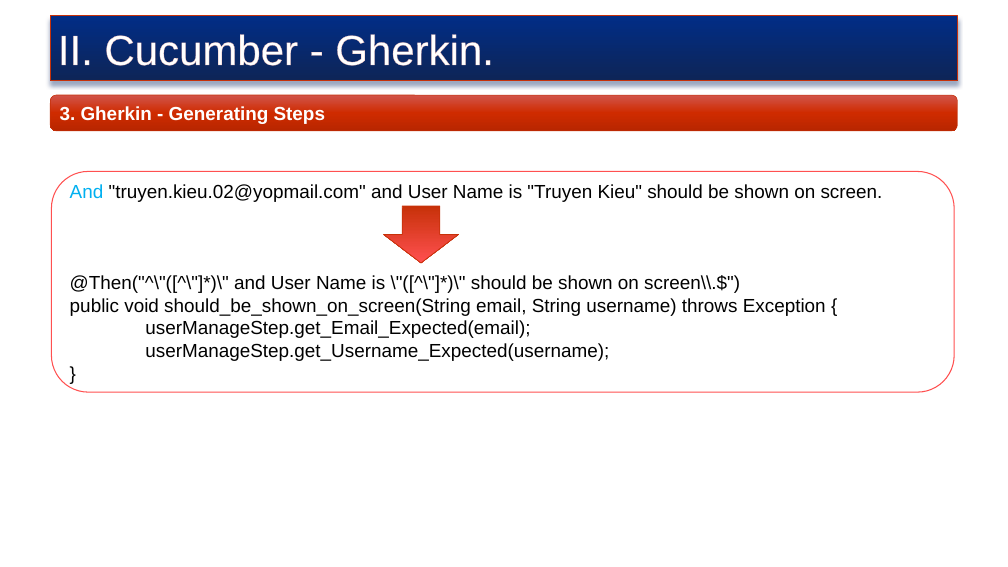
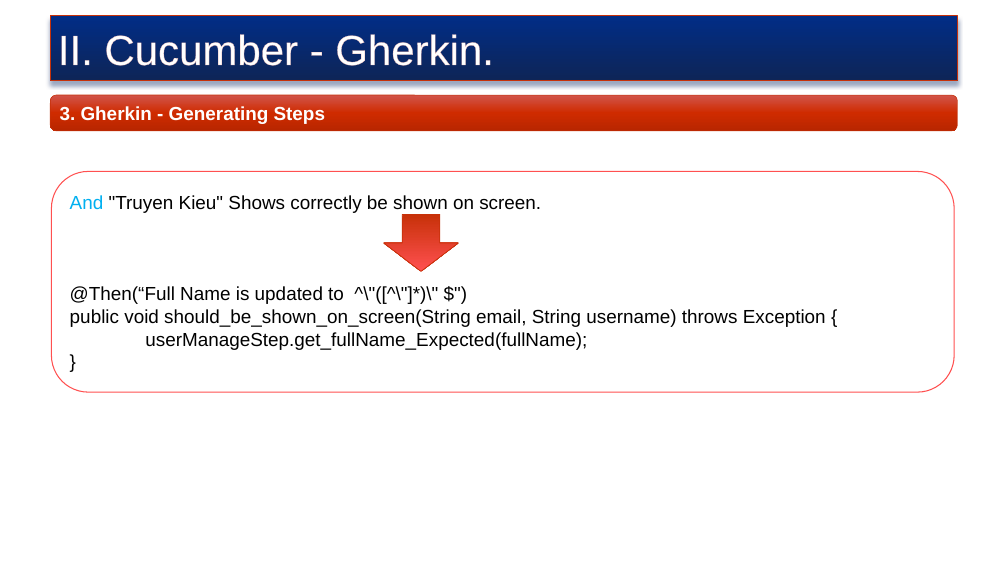
Before and after one commit to truyenkv/sharing, a slide deck: slide 18 of Sharing.pptx. Drawn at 1008x567 pixels with LibreOffice and Linux fonts; fonts in the diff are those of the drawing; background and template pictures are left out. Boxes give left, top, right and bottom in pixels: in the first picture for what was removed or moved away, otherwise in the second. Text is boxed around its words. In the diff, an @@ line names an element or a change of style, - is before the commit and + after.

```diff
--- a/Sharing.pptx
+++ b/Sharing.pptx
@@ text in rounded rectangle at box(70, 195, 541, 304): text changed @@
-And "truyen.kieu.02@yopmail.com" and User Name is "Truyen Kieu" should be shown on screen.
-@Then("^\"([^\"]*)\" and User Name is \"([^\"]*)\" should be shown on screen\\.$")
+And "Truyen Kieu" Shows correctly be shown on screen.
+@Then(“Full Name is updated to ^\"([^\"]*)\" $")
@@ down arrow: place and size @@
-down arrow at box(383, 206, 458, 262)
+down arrow at box(383, 215, 458, 271)
@@ text in rounded rectangle at box(145, 332, 587, 350): text changed @@
-userManageStep.get_Email_Expected(email);
-userManageStep.get_Username_Expected(username);
+userManageStep.get_fullName_Expected(fullName);
```
Also in this commit, not shown: 10 other slides changed, 1 slide added, 1 slide removed.
